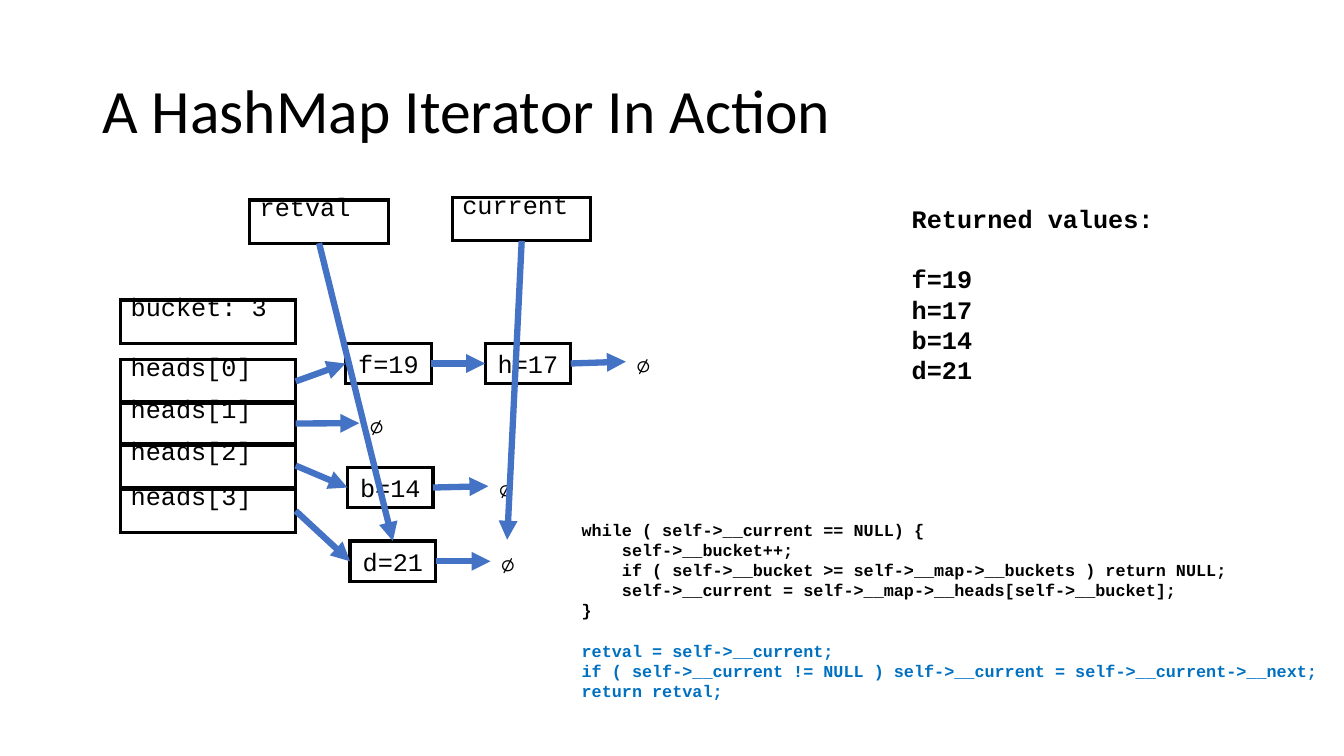
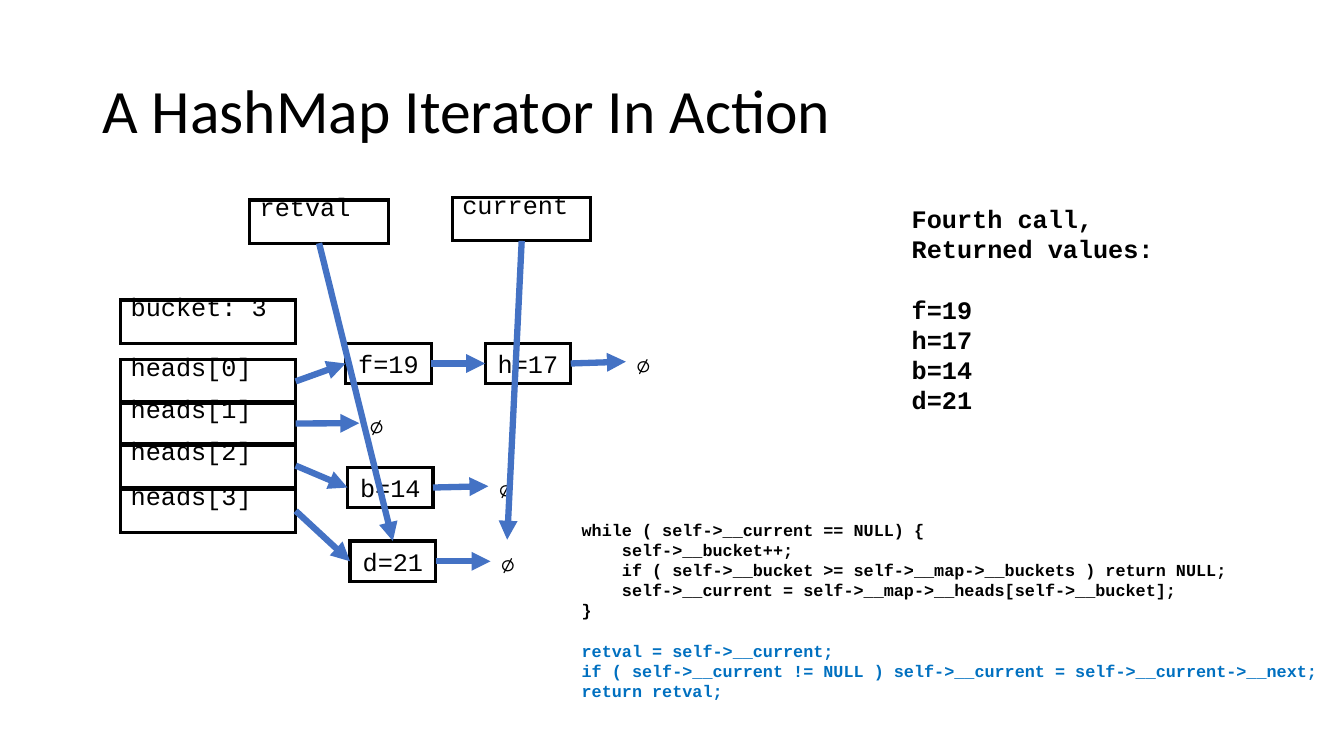
Before and after one commit to csev/cc4e, a slide deck: slide 31 of lectures/CC-05-Trees-Hash.pptx (slide 29 before the commit). Drawn at 1344x756 pixels with LibreOffice and Linux fonts; fonts in the diff are those of the drawing. Boxes give left, top, right and bottom in pixels: in the first picture for what was removed or moved away, otherwise in the second. Text is boxed around its words. In the diff, an @@ line names an element or a change of style, - is before the commit and + after.

```diff
--- a/lectures/CC-05-Trees-Hash.pptx
+++ b/lectures/CC-05-Trees-Hash.pptx
@@ text at (912,209,1094,233): paragraph added @@
+Fourth call,
```
Also in this commit, not shown: 18 other slides changed, 3 slides added, 1 slide removed, 1 other file.
